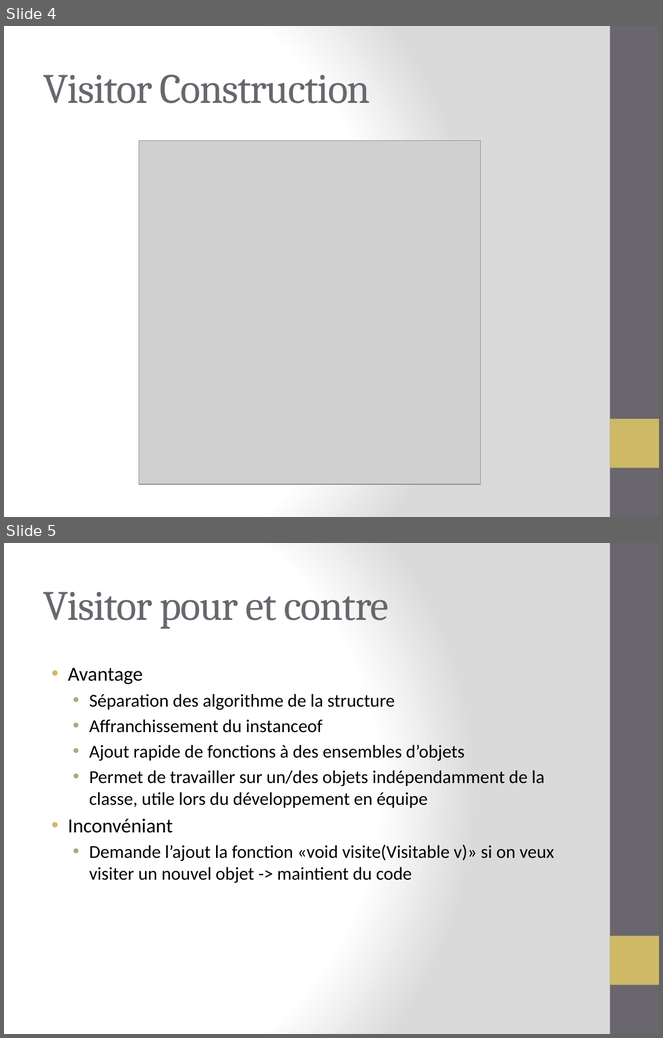
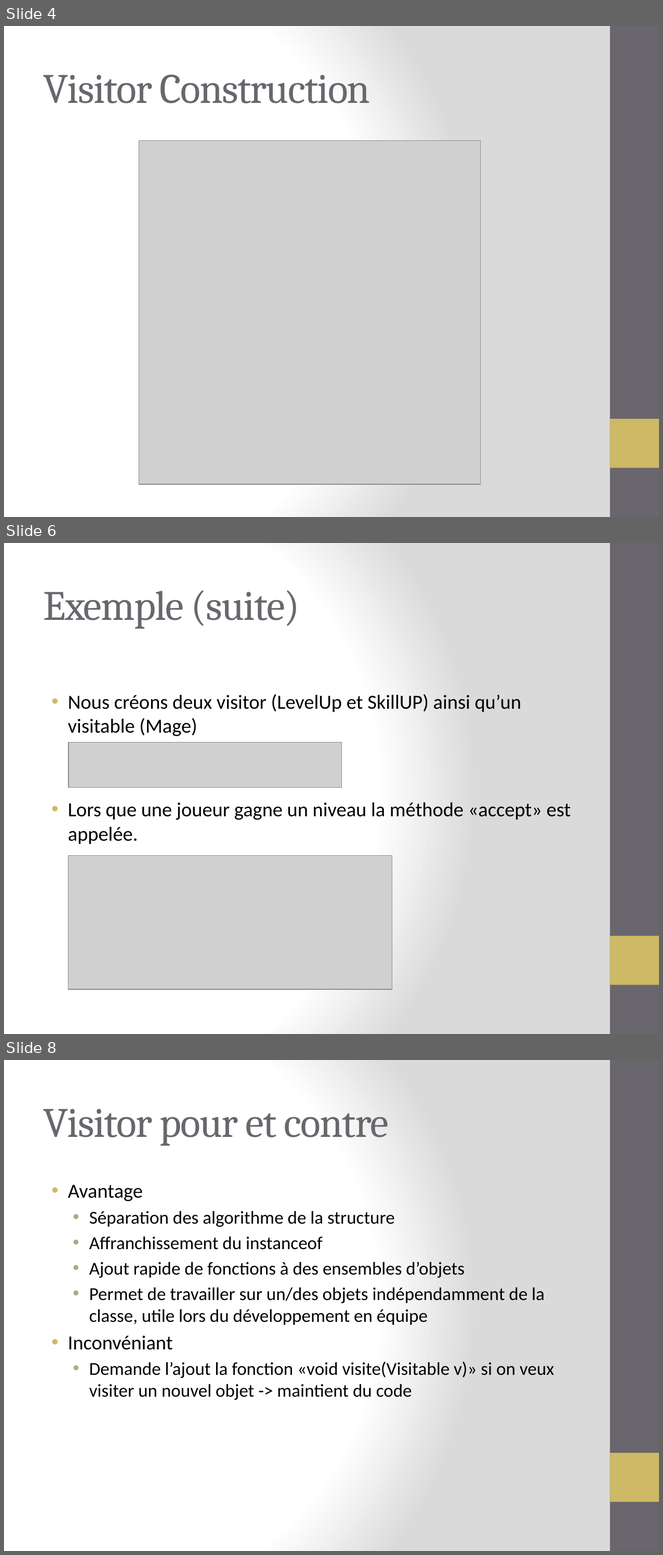
Before and after one commit to BELDAM/Server, a slide deck: Design Pattern-1.pptx. Shown one above the other, each under a label of ours: slides 4 and 5 before the commit, slides 4, 6 and 8 after it; the slides between them are not shown. The pictures are 663x1038 and 663x1555 pixels, drawn with LibreOffice and Linux fonts; fonts in the diff are those of the drawing; grey boxes stand for pictures. Boxes give left, top, right and bottom in pixels: in the first picture for what was removed or moved away, otherwise in the second. Text is boxed around its words. In the diff, an @@ line names an element or a change of style, - is before the commit and + after.

Commit message:
modification du powerPoint et finalisation de l'exemple

```diff
--- a/Design Pattern-1.pptx
+++ b/Design Pattern-1.pptx
@@ slide 6 added at [4,543,659,1034], background gradient #FFFFFF to #DADADA; not listed: 2 template elements that a slide beside it also shows @@
@@ title added at [44,590,300,629], 46 pt, text #69676D @@
+Exemple (suite)
@@ text added at [68,694,571,845], 22 pt, text #000000 @@
+• Nous créons deux visitor (LevelUp et SkillUP) ainsi qu’un visitable (Mage)
+• Lors que une joueur gagne un niveau la méthode «accept» est appelée.
@@ picture added at [68,742,341,787] @@
@@ picture added at [68,856,392,989] @@
@@ what was slide 5 is now slide 8 @@
```
Also in this commit, not shown: 2 other slides added.
